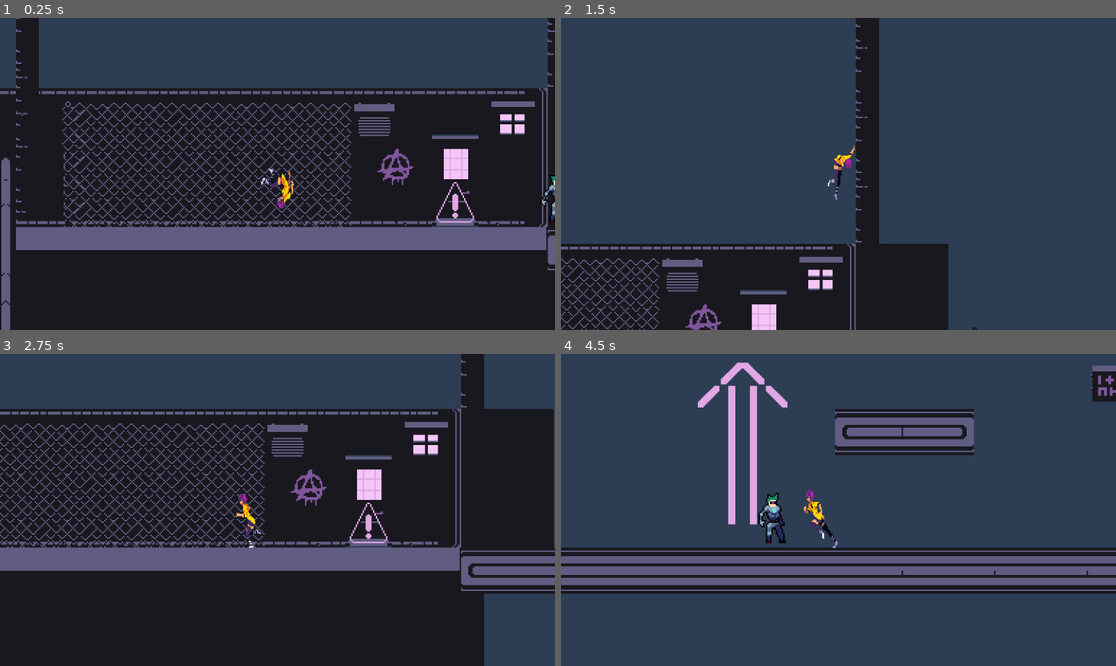
Above: before the commit, frames 1-4 (two rows, left to right).
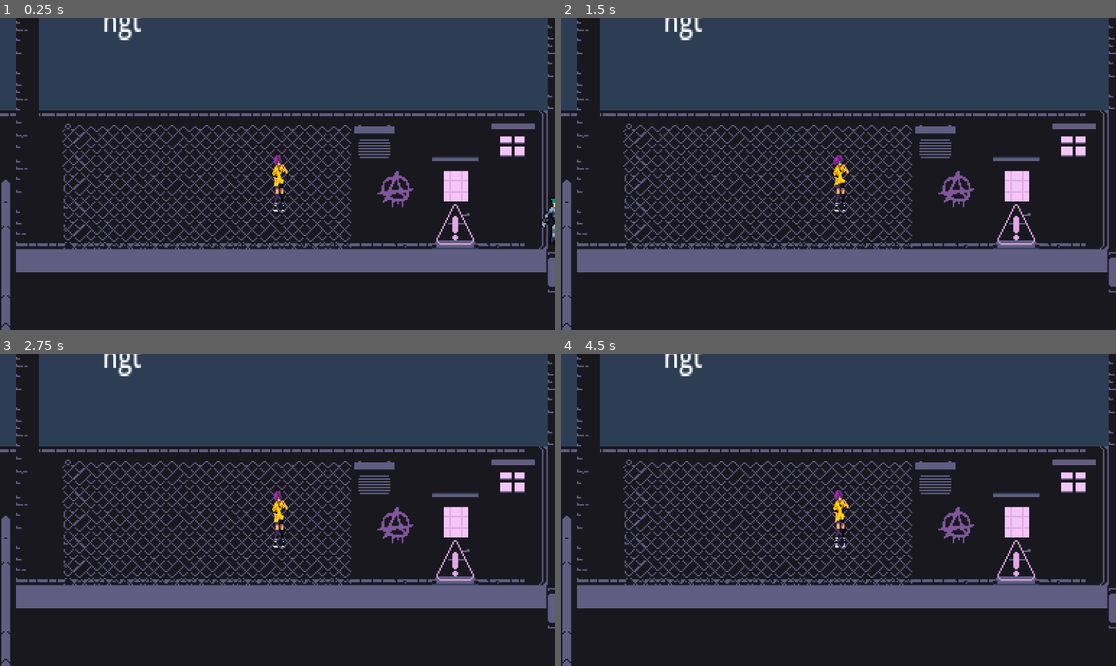
Above: after the commit, the same moments.

Repository: RovinDewan1/Dashpoint
Game: Godot game, scene res://Scenes/Main.tscn
Two runs of this game, one before a commit and one after it. Both use one fixed random seed, a clock stepped at 60 frames per second and the inputs below.
Inputs:
- Up to frame 1 (0.25 s): no input
- Up to frame 2 (1.5 s): hold Shift (Dash) 0.53-1.28 s; hold Right (Right) from 0.53 s (still down); tap W (Jump) at 0.77 s; tap Shift (Dash) at 1.35 s
- Up to frame 3 (2.75 s): tap W (Jump) at 1.52 s; release Right (Right) at 2.03 s; hold A (Left) from 2.03 s (still down); hold Shift (Dash) from 2.03 s (still down)
- Up to frame 4 (4.5 s): release A (Left) at 2.78 s; release Shift (Dash) at 2.78 s; hold Right (Right) 2.78-4.28 s; tap Shift (Dash) at 2.85, 4.35 s; tap W (Jump) at 3.02, 3.77 s; hold Shift (Dash) 3.53-4.28 s; hold A (Left) from 4.28 s (still down)

The runs differ from the first frame. In frame 1, 30% of the frame differs, in the area x 0-100%, y 0-100%; in frame 2, 59%; in frame 3, 42%; in frame 4, 69%.
Error after the commit: Parse Error: Invalid character "্" (U+09CD). (res://scripts/character_body_2d.gd:0)

Commit message:
worked on ui

Diff:
--- a/Scenes/Character.tscn
+++ b/Scenes/Character.tscn
@@ -120,5 +120,13 @@
 wait_time = 0.2
 one_shot = true
 
+[node name="dash counter" type="Label" parent="."]
+offset_left = -113.0
+offset_top = -90.0
+offset_right = -87.0
+offset_bottom = -64.0
+text = "hgt"
+script = ExtResource("1_0y7nr")
+
 [connection signal="timeout" from="Dash-Recharge-Timer" to="CharacterBody2D" method="on_recharge_timer_timeout"]
 [connection signal="timeout" from="delay" to="CharacterBody2D" method="delay_timeout"]
--- a/scripts/character_body_2d.gd
+++ b/scripts/character_body_2d.gd
@@ -1,4 +1,4 @@
-extends CharacterBody2D
+্extends CharacterBody2D
 
 
 var SPEED = 130
